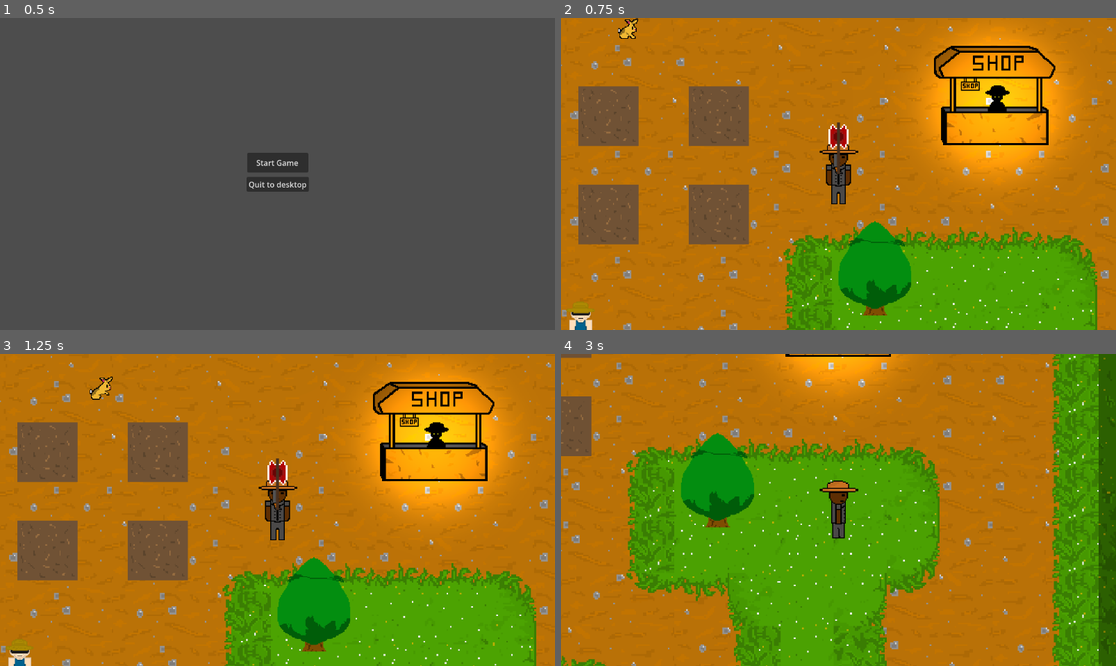
Above: before the commit, frames 1-4 (two rows, left to right).
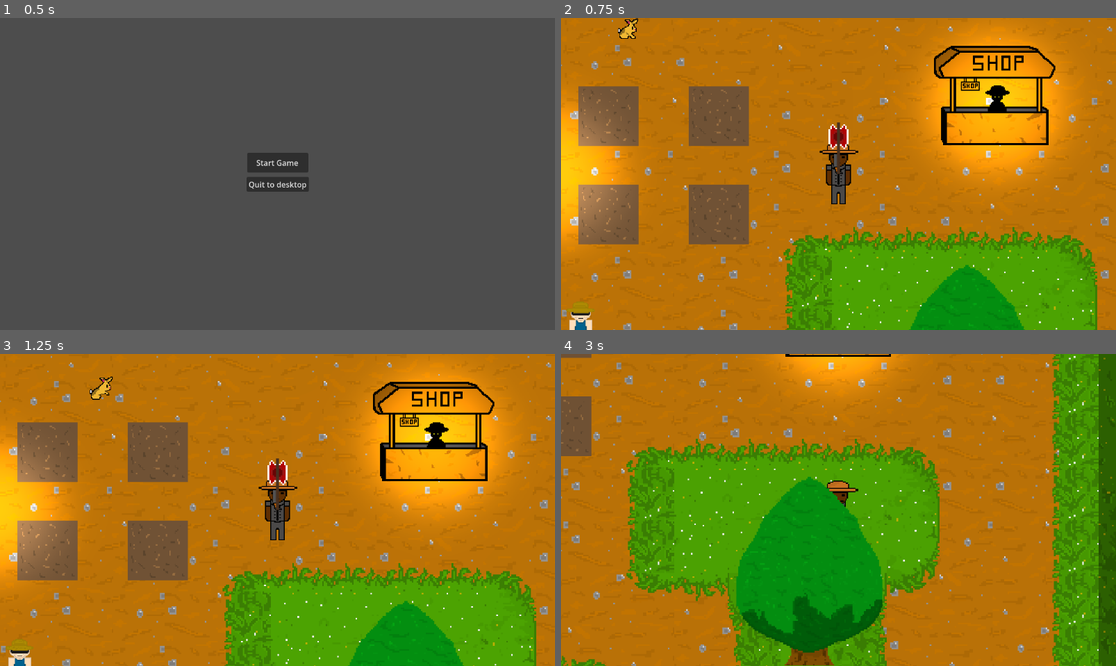
Above: after the commit, the same moments.

Repository: Joeredmile/FarmingDTG
Game: Godot game, scene res://scenes/menu.tscn
The game is run twice, just before and just after one commit, with the same random seed, the same clock (stepped at 60 frames per second) and the same inputs. The engine's default icon, where the game draws it, is replaced by a stand-in: a white triangle on a blue panel in a dark square.
Inputs (mouse positions are in pixels of both pictures, inside the frame that each line leads up to):
- Up to frame 1 (0.5 s): no input
- Up to frame 2 (0.75 s): click "Start Game" at 0.5 s
- Up to frame 3 (1.25 s): no input
- Up to frame 4 (3 s): move the mouse to (960, 494) at 1.27 s; hold D (right) 1.28-2.03 s; tap I (i) at 1.35, 2.3 s; move the mouse to (727, 525) at 2.02 s; hold S (down) 2.03-2.78 s; tap 2 (hold_axe) at 2.1 s; move the mouse to (894, 441) at 2.77 s; hold D (right) from 2.78 s (still down); hold 1 (hold_gun) from 2.78 s (still down)

Frame 1 is identical in both runs. In frame 2, 9.6% of the frame differs, in the area x 0-84%, y 24-100%; in frame 3, 9.6%; in frame 4, 14%, in the area x 21-58%, y 25-100%.

Commit message:
In descritption
unfinished working on making the lights in the map turn off during the day and on at night time, also re added trees with cians new asset

Diff:
--- a/farming-dtg/scenes/level_1.tscn
+++ b/farming-dtg/scenes/level_1.tscn
@@ -273,6 +273,9 @@
 [node name="light" parent="lights" unique_id=1012762706 instance=ExtResource("16_7nomh")]
 position = Vector2(900, 203)
 
+[node name="light2" parent="lights" unique_id=1516038126 instance=ExtResource("16_7nomh")]
+position = Vector2(367, 285)
+
 [node name="CanvasModulate" type="CanvasModulate" parent="." unique_id=1873360795]
 color = Color(1, 1, 1, 0.93333334)
 script = ExtResource("17_1s4pk")
@@ -283,421 +286,37 @@
 [node name="rabbit spawners" parent="." unique_id=170633788 instance=ExtResource("20_isj1j")]
 position = Vector2(421, 719)
 
-[node name="Node" type="Node" parent="." unique_id=400579679]
+[node name="Node" type="Node" parent="." unique_id=1346924915]
 
 [node name="tree" parent="Node" unique_id=1619515109 instance=ExtResource("21_so66j")]
-position = Vector2(-241, 1859)
-
-[node name="tree14" parent="Node" unique_id=294472315 instance=ExtResource("21_so66j")]
-position = Vector2(1106, 1751)
-
-[node name="tree39" parent="Node" unique_id=633330805 instance=ExtResource("21_so66j")]
-position = Vector2(637, 1731)
-
-[node name="tree40" parent="Node" unique_id=22221976 instance=ExtResource("21_so66j")]
-position = Vector2(-73, 1698)
-
-[node name="tree8" parent="Node" unique_id=934006073 instance=ExtResource("21_so66j")]
-position = Vector2(557, 1695)
-
-[node name="tree9" parent="Node" unique_id=1632204098 instance=ExtResource("21_so66j")]
-position = Vector2(-157, 1684)
-
-[node name="tree10" parent="Node" unique_id=204021436 instance=ExtResource("21_so66j")]
-position = Vector2(411, 1735)
-
-[node name="tree11" parent="Node" unique_id=695653727 instance=ExtResource("21_so66j")]
-position = Vector2(97, 1707)
-
-[node name="tree12" parent="Node" unique_id=566562828 instance=ExtResource("21_so66j")]
-position = Vector2(918, -95)
-
-[node name="tree15" parent="Node" unique_id=1025985111 instance=ExtResource("21_so66j")]
-position = Vector2(755, 393)
-
-[node name="tree13" parent="Node" unique_id=44695270 instance=ExtResource("21_so66j")]
-position = Vector2(117, 670)
-
-[node name="tree2" parent="Node" unique_id=895277810 instance=ExtResource("21_so66j")]
-position = Vector2(69, 1974)
-
-[node name="tree3" parent="Node" unique_id=2126634850 instance=ExtResource("21_so66j")]
-position = Vector2(463, 1818)
-
-[node name="tree4" parent="Node" unique_id=2042838775 instance=ExtResource("21_so66j")]
-position = Vector2(16, 1702)
-
-[node name="tree25" parent="Node" unique_id=542360180 instance=ExtResource("21_so66j")]
-position = Vector2(244, 1747)
-
-[node name="tree17" parent="Node" unique_id=469645516 instance=ExtResource("21_so66j")]
-position = Vector2(-310, 1685)
-
-[node name="tree18" parent="Node" unique_id=1324231842 instance=ExtResource("21_so66j")]
-position = Vector2(303, 1815)
-
-[node name="tree19" parent="Node" unique_id=53715845 instance=ExtResource("21_so66j")]
-position = Vector2(95, 1877)
-
-[node name="tree20" parent="Node" unique_id=462238669 instance=ExtResource("21_so66j")]
-position = Vector2(222, 1802)
-
-[node name="tree21" parent="Node" unique_id=1568828312 instance=ExtResource("21_so66j")]
-position = Vector2(-78, 1791)
-
-[node name="tree22" parent="Node" unique_id=266454156 instance=ExtResource("21_so66j")]
-position = Vector2(166, 1705)
-
-[node name="tree24" parent="Node" unique_id=1595134334 instance=ExtResource("21_so66j")]
-position = Vector2(-328, 1802)
-
-[node name="tree26" parent="Node" unique_id=1938132823 instance=ExtResource("21_so66j")]
-position = Vector2(-314, 1918)
-
-[node name="tree27" parent="Node" unique_id=1240906820 instance=ExtResource("21_so66j")]
-position = Vector2(30, 1789)
-
-[node name="tree28" parent="Node" unique_id=324049573 instance=ExtResource("21_so66j")]
-position = Vector2(311, 1865)
-
-[node name="tree29" parent="Node" unique_id=439881889 instance=ExtResource("21_so66j")]
-position = Vector2(545, 1825)
-
-[node name="tree43" parent="Node" unique_id=2054765167 instance=ExtResource("21_so66j")]
-position = Vector2(628, 1827)
-
-[node name="tree44" parent="Node" unique_id=418137878 instance=ExtResource("21_so66j")]
-position = Vector2(710, 1835)
-
-[node name="tree46" parent="Node" unique_id=1553547466 instance=ExtResource("21_so66j")]
-position = Vector2(545, 1897)
-
-[node name="tree48" parent="Node" unique_id=148329615 instance=ExtResource("21_so66j")]
-position = Vector2(413, 1912)
-
-[node name="tree49" parent="Node" unique_id=663933253 instance=ExtResource("21_so66j")]
-position = Vector2(385, 1871)
-
-[node name="tree51" parent="Node" unique_id=1240590728 instance=ExtResource("21_so66j")]
-position = Vector2(235, 1894)
-
-[node name="tree52" parent="Node" unique_id=1267099998 instance=ExtResource("21_so66j")]
-position = Vector2(158, 1918)
-
-[node name="tree30" parent="Node" unique_id=969681927 instance=ExtResource("21_so66j")]
-position = Vector2(1181, 1731)
-
-[node name="tree36" parent="Node" unique_id=1431722907 instance=ExtResource("21_so66j")]
-position = Vector2(-241, 1755)
-
-[node name="tree31" parent="Node" unique_id=1173621825 instance=ExtResource("21_so66j")]
-position = Vector2(499, 1725)
-
-[node name="tree32" parent="Node" unique_id=837616061 instance=ExtResource("21_so66j")]
-position = Vector2(335, 1743)
-
-[node name="tree33" parent="Node" unique_id=682676948 instance=ExtResource("21_so66j")]
-position = Vector2(377, 1803)
-
-[node name="tree34" parent="Node" unique_id=670840328 instance=ExtResource("21_so66j")]
-position = Vector2(142, 1799)
-
-[node name="tree35" parent="Node" unique_id=589721260 instance=ExtResource("21_so66j")]
-position = Vector2(235, 1945)
-
-[node name="tree54" parent="Node" unique_id=1820687424 instance=ExtResource("21_so66j")]
-position = Vector2(-75, 1894)
-
-[node name="tree55" parent="Node" unique_id=96167949 instance=ExtResource("21_so66j")]
-position = Vector2(10, 1905)
-
-[node name="tree57" parent="Node" unique_id=211313711 instance=ExtResource("21_so66j")]
-position = Vector2(-151, 1940)
-
-[node name="tree56" parent="Node" unique_id=742125672 instance=ExtResource("21_so66j")]
-position = Vector2(-87.00001, 1976)
-rotation = 0.031039964
-
-[node name="tree58" parent="Node" unique_id=653632918 instance=ExtResource("21_so66j")]
-position = Vector2(718.0001, 1476.9998)
-rotation = 0.031039964
-
-[node name="tree60" parent="Node" unique_id=1878951148 instance=ExtResource("21_so66j")]
-position = Vector2(1059.0001, 1304)
-rotation = 0.031039964
-
-[node name="tree67" parent="Node" unique_id=602897483 instance=ExtResource("21_so66j")]
-position = Vector2(-287.00024, 1480.9999)
-rotation = 0.031039964
-
-[node name="tree73" parent="Node" unique_id=696301724 instance=ExtResource("21_so66j")]
-position = Vector2(-229, 908.99994)
-rotation = 0.031039964
-
-[node name="tree59" parent="Node" unique_id=1436517945 instance=ExtResource("21_so66j")]
-position = Vector2(-234.99998, 1981.9999)
-rotation = 0.031039964
-
-[node name="tree37" parent="Node" unique_id=1991364815 instance=ExtResource("21_so66j")]
-position = Vector2(-156, 1787)
-
-[node name="tree38" parent="Node" unique_id=368591845 instance=ExtResource("21_so66j")]
-position = Vector2(714, 1728)
-
-[node name="tree16" parent="Node" unique_id=2090389582 instance=ExtResource("21_so66j")]
-position = Vector2(-309, 2005)
-
-[node name="tree61" parent="Node" unique_id=1247058470 instance=ExtResource("21_so66j")]
-position = Vector2(-156, 2021)
-
-[node name="tree62" parent="Node" unique_id=98082951 instance=ExtResource("21_so66j")]
-position = Vector2(-328, 2079)
-
-[node name="tree63" parent="Node" unique_id=1909413972 instance=ExtResource("21_so66j")]
-position = Vector2(-272, 2104)
-
-[node name="tree64" parent="Node" unique_id=1682667740 instance=ExtResource("21_so66j")]
-position = Vector2(-332, 2167)
-
-[node name="tree65" parent="Node" unique_id=771202376 instance=ExtResource("21_so66j")]
-position = Vector2(-274, 2198)
-
-[node name="tree66" parent="Node" unique_id=1398067792 instance=ExtResource("21_so66j")]
-position = Vector2(-208, 2111)
-
-[node name="tree68" parent="Node" unique_id=233094011 instance=ExtResource("21_so66j")]
-position = Vector2(-133, 2120)
-
-[node name="tree69" parent="Node" unique_id=1194774181 instance=ExtResource("21_so66j")]
-position = Vector2(-139, 2222)
-
-[node name="tree6" parent="Node" unique_id=868076493 instance=ExtResource("21_so66j")]
-position = Vector2(29, 2059)
-
-[node name="tree7" parent="Node" unique_id=29328058 instance=ExtResource("21_so66j")]
-position = Vector2(-155, 1865)
-
-[node name="tree41" parent="Node" unique_id=374058447 instance=ExtResource("21_so66j")]
-position = Vector2(-49, 2240)
-
-[node name="tree70" parent="Node" unique_id=1799297828 instance=ExtResource("21_so66j")]
-position = Vector2(-22, 1976)
-
-[node name="tree71" parent="Node" unique_id=1111753685 instance=ExtResource("21_so66j")]
-position = Vector2(-60, 2103)
-
-[node name="tree72" parent="Node" unique_id=2016999016 instance=ExtResource("21_so66j")]
-position = Vector2(3, 2163.9998)
-rotation = -0.00078926585
-
-[node name="tree74" parent="Node" unique_id=1311438054 instance=ExtResource("21_so66j")]
-position = Vector2(107, 2154.9998)
-rotation = -0.00078926585
-
-[node name="tree75" parent="Node" unique_id=1905042537 instance=ExtResource("21_so66j")]
-position = Vector2(62.000008, 2260)
-rotation = -0.00078926585
-
-[node name="tree76" parent="Node" unique_id=1743975700 instance=ExtResource("21_so66j")]
-position = Vector2(113, 2049.9998)
-rotation = -0.00078926585
-
-[node name="tree77" parent="Node" unique_id=1399659000 instance=ExtResource("21_so66j")]
-position = Vector2(202.00002, 2023)
-rotation = -0.00078926585
-
-[node name="tree78" parent="Node" unique_id=2070381800 instance=ExtResource("21_so66j")]
-position = Vector2(176.00002, 2195)
-rotation = -0.00078926585
-
-[node name="tree79" parent="Node" unique_id=1529218644 instance=ExtResource("21_so66j")]
-position = Vector2(139.00002, 2236)
-rotation = -0.00078926585
-
-[node name="tree80" parent="Node" unique_id=1992801160 instance=ExtResource("21_so66j")]
-position = Vector2(212, 2096)
-rotation = -0.00078926585
-
-[node name="tree81" parent="Node" unique_id=910364095 instance=ExtResource("21_so66j")]
-position = Vector2(291, 2098.9998)
-rotation = -0.00078926585
-
-[node name="tree102" parent="Node" unique_id=1404599752 instance=ExtResource("21_so66j")]
-position = Vector2(385, 2097)
-rotation = -0.00078926585
-
-[node name="tree109" parent="Node" unique_id=1140152073 instance=ExtResource("21_so66j")]
-position = Vector2(490, 2090)
-rotation = -0.00078926585
-
-[node name="tree110" parent="Node" unique_id=2064390503 instance=ExtResource("21_so66j")]
-position = Vector2(613, 2102.9998)
-rotation = -0.00078926585
-
-[node name="tree111" parent="Node" unique_id=1132561989 instance=ExtResource("21_so66j")]
-position = Vector2(716, 2094)
-rotation = -0.00078926585
-
-[node name="tree112" parent="Node" unique_id=1282338973 instance=ExtResource("21_so66j")]
-position = Vector2(819.0001, 2120)
-rotation = -0.00078926585
-
-[node name="tree113" parent="Node" unique_id=1157310423 instance=ExtResource("21_so66j")]
-position = Vector2(891.00006, 2136)
-rotation = -0.00078926585
-
-[node name="tree114" parent="Node" unique_id=486869732 instance=ExtResource("21_so66j")]
-position = Vector2(883.00006, 2189.9998)
-rotation = -0.00078926585
-
-[node name="tree115" parent="Node" unique_id=2021387256 instance=ExtResource("21_so66j")]
-position = Vector2(792.00006, 2173)
-rotation = -0.00078926585
-
-[node name="tree116" parent="Node" unique_id=1717010435 instance=ExtResource("21_so66j")]
-position = Vector2(692, 2167.9998)
-rotation = -0.00078926585
-
-[node name="tree117" parent="Node" unique_id=632605033 instance=ExtResource("21_so66j")]
-position = Vector2(568.00006, 2164.9998)
-rotation = -0.00078926585
-
-[node name="tree118" parent="Node" unique_id=1669412286 instance=ExtResource("21_so66j")]
-position = Vector2(444, 2162.9998)
-rotation = -0.00078926585
-
-[node name="tree119" parent="Node" unique_id=2068649538 instance=ExtResource("21_so66j")]
-position = Vector2(363.00003, 2163.9998)
-rotation = -0.00078926585
-
-[node name="tree120" parent="Node" unique_id=701003021 instance=ExtResource("21_so66j")]
-position = Vector2(364.99997, 2246)
-rotation = -0.00078926585
-
-[node name="tree121" parent="Node" unique_id=430473466 instance=ExtResource("21_so66j")]
-position = Vector2(455.99997, 2240)
-rotation = -0.00078926585
-
-[node name="tree122" parent="Node" unique_id=2024847662 instance=ExtResource("21_so66j")]
-position = Vector2(569.00006, 2233)
-rotation = -0.00078926585
-
-[node name="tree123" parent="Node" unique_id=682063928 instance=ExtResource("21_so66j")]
-position = Vector2(662.99994, 2229.9998)
-rotation = -0.00078926585
-
-[node name="tree124" parent="Node" unique_id=1660328392 instance=ExtResource("21_so66j")]
-position = Vector2(772.00006, 2227.9998)
-rotation = -0.00078926585
-
-[node name="tree125" parent="Node" unique_id=338325351 instance=ExtResource("21_so66j")]
-position = Vector2(920, 2239)
-rotation = -0.00078926585
-
-[node name="tree126" parent="Node" unique_id=769850383 instance=ExtResource("21_so66j")]
-position = Vector2(920, 2239)
-rotation = -0.00078926585
-
-[node name="tree82" parent="Node" unique_id=623445126 instance=ExtResource("21_so66j")]
-position = Vector2(250, 2173)
-rotation = -0.00078926585
-
-[node name="tree89" parent="Node" unique_id=397110285 instance=ExtResource("21_so66j")]
-position = Vector2(287, 2244.9998)
-rotation = -0.00078926585
-
-[node name="tree83" parent="Node" unique_id=278517455 instance=ExtResource("21_so66j")]
-position = Vector2(300, 2020)
-rotation = -0.00078926585
-
-[node name="tree84" parent="Node" unique_id=869576865 instance=ExtResource("21_so66j")]
-position = Vector2(394, 2005.0001)
-rotation = -0.00078926585
-
-[node name="tree85" parent="Node" unique_id=583209053 instance=ExtResource("21_so66j")]
-position = Vector2(496, 1992)
-rotation = -0.00078926585
-
-[node name="tree86" parent="Node" unique_id=2126175373 instance=ExtResource("21_so66j")]
-position = Vector2(584, 2003)
-rotation = -0.00078926585
-
-[node name="tree87" parent="Node" unique_id=777691146 instance=ExtResource("21_so66j")]
-position = Vector2(646, 2004)
-rotation = -0.00078926585
-
-[node name="tree88" parent="Node" unique_id=1783193204 instance=ExtResource("21_so66j")]
-position = Vector2(1105.9999, 1802.0002)
-rotation = -0.00078926585
-
-[node name="tree97" parent="Node" unique_id=295296042 instance=ExtResource("21_so66j")]
-position = Vector2(1176, 1800.0001)
-rotation = -0.00078926585
-
-[node name="tree98" parent="Node" unique_id=1421545340 instance=ExtResource("21_so66j")]
-position = Vector2(1166, 1845.0002)
-rotation = -0.00078926585
-
-[node name="tree99" parent="Node" unique_id=499695980 instance=ExtResource("21_so66j")]
-position = Vector2(1172, 1921.9999)
-rotation = -0.00078926585
-
-[node name="tree100" parent="Node" unique_id=157342531 instance=ExtResource("21_so66j")]
-position = Vector2(1154, 1973)
-rotation = -0.00078926585
-
-[node name="tree101" parent="Node" unique_id=1174238240 instance=ExtResource("21_so66j")]
-position = Vector2(1171, 2024)
-rotation = -0.00078926585
-
-[node name="tree103" parent="Node" unique_id=1287423118 instance=ExtResource("21_so66j")]
-position = Vector2(1158, 2132)
-rotation = -0.00078926585
-
-[node name="tree104" parent="Node" unique_id=295125128 instance=ExtResource("21_so66j")]
-position = Vector2(1170, 2188)
-rotation = -0.00078926585
-
-[node name="tree105" parent="Node" unique_id=1075337551 instance=ExtResource("21_so66j")]
-position = Vector2(1171, 2241.9998)
-rotation = -0.00078926585
-
-[node name="tree106" parent="Node" unique_id=684818729 instance=ExtResource("21_so66j")]
-position = Vector2(987, 2058)
-rotation = -0.00078926585
-
-[node name="tree107" parent="Node" unique_id=905082224 instance=ExtResource("21_so66j")]
-position = Vector2(983, 2133.9998)
-rotation = -0.00078926585
-
-[node name="tree108" parent="Node" unique_id=1494594974 instance=ExtResource("21_so66j")]
-position = Vector2(980, 2179)
-rotation = -0.00078926585
-
-[node name="tree90" parent="Node" unique_id=1004207626 instance=ExtResource("21_so66j")]
-position = Vector2(1112, 1903.9999)
-rotation = -0.00078926585
-
-[node name="tree91" parent="Node" unique_id=978456476 instance=ExtResource("21_so66j")]
-position = Vector2(1062.9999, 1977)
-rotation = -0.00078926585
-
-[node name="tree92" parent="Node" unique_id=67526560 instance=ExtResource("21_so66j")]
-position = Vector2(1098.9999, 2040)
-rotation = -0.00078926585
-
-[node name="tree93" parent="Node" unique_id=1721556367 instance=ExtResource("21_so66j")]
-position = Vector2(1088, 2102)
-rotation = -0.00078926585
-
-[node name="tree94" parent="Node" unique_id=694810305 instance=ExtResource("21_so66j")]
-position = Vector2(1071.9999, 2160.9998)
-rotation = -0.00078926585
-
-[node name="tree95" parent="Node" unique_id=324546851 instance=ExtResource("21_so66j")]
-position = Vector2(1084, 2237)
-rotation = -0.00078926585
-
-[node name="tree96" parent="Node" unique_id=1917067134 instance=ExtResource("21_so66j")]
-position = Vector2(1084, 2237)
-rotation = -0.00078926585
+position = Vector2(-138, 1779)
+
+[node name="tree2" parent="Node" unique_id=907795005 instance=ExtResource("21_so66j")]
+position = Vector2(-248, 1384)
+
+[node name="tree3" parent="Node" unique_id=511968041 instance=ExtResource("21_so66j")]
+position = Vector2(1009, 1304)
+
+[node name="tree4" parent="Node" unique_id=712836775 instance=ExtResource("21_so66j")]
+position = Vector2(303, 1862)
+
+[node name="tree5" parent="Node" unique_id=599669067 instance=ExtResource("21_so66j")]
+position = Vector2(649, 2094)
+
+[node name="tree6" parent="Node" unique_id=1445652146 instance=ExtResource("21_so66j")]
+position = Vector2(-57, 2121)
+
+[node name="tree7" parent="Node" unique_id=1832152402 instance=ExtResource("21_so66j")]
+position = Vector2(105, 600)
+
+[node name="tree8" parent="Node" unique_id=596313496 instance=ExtResource("21_so66j")]
+position = Vector2(948, -174)
+
+[node name="tree9" parent="Node" unique_id=466081431 instance=ExtResource("21_so66j")]
+position = Vector2(-124, -43)
+
+[node name="tree10" parent="Node" unique_id=1000164789 instance=ExtResource("21_so66j")]
+position = Vector2(-295, 914)
+
+[node name="tree11" parent="Node" unique_id=1333640998 instance=ExtResource("21_so66j")]
+position = Vector2(865, 496)
--- a/farming-dtg/scenes/light.tscn
+++ b/farming-dtg/scenes/light.tscn
@@ -1,6 +1,7 @@
 [gd_scene format=3 uid="uid://ddqtje88s7kfv"]
 
 [ext_resource type="Texture2D" uid="uid://xl3wadgr6qax" path="res://assets/light.png" id="1_24oxn"]
+[ext_resource type="Script" uid="uid://dkgv7rs5jbc6l" path="res://scripts/point_light_2d.gd" id="2_2e2gu"]
 
 [node name="light" type="Node2D" unique_id=1012762706]
 
@@ -9,3 +10,4 @@
 shadow_enabled = true
 texture = ExtResource("1_24oxn")
 texture_scale = 0.7
+script = ExtResource("2_2e2gu")
--- a/farming-dtg/scenes/shopscene.tscn
+++ b/farming-dtg/scenes/shopscene.tscn
@@ -1,9 +1,7 @@
 [gd_scene format=3 uid="uid://ps0fkwbf1u7r"]
 
-[ext_resource type="Script" uid="uid://dyqu8bq06wa8u" path="res://scripts/shopscene.gd" id="1_ihs06"]
+[ext_resource type="Script" path="res://scripts/shopscene.gd" id="1_ihs06"]
 [ext_resource type="Texture2D" uid="uid://bt1bqsembq3k5" path="res://icon.svg" id="2_ihs06"]
-[ext_resource type="Texture2D" uid="uid://xl3wadgr6qax" path="res://assets/light.png" id="3_rqanf"]
-[ext_resource type="Script" uid="uid://dkgv7rs5jbc6l" path="res://scenes/point_light_2d.gd" id="4_qug4g"]
 
 [node name="shopscene" type="Control" unique_id=1917038553]
 layout_mode = 3
@@ -36,15 +34,6 @@
 offset_bottom = 354.0
 text = "Sell Carrots"
 
-[node name="PointLight2D" type="PointLight2D" parent="." unique_id=235872044]
-visible = false
-position = Vector2(318, 194)
-scale = Vector2(4.6373696, 3.9820962)
-energy = 0.3
-texture = ExtResource("3_rqanf")
-texture_scale = 0.6
-script = ExtResource("4_qug4g")
-
 [node name="Label" type="Label" parent="." unique_id=1525001145]
 layout_mode = 0
 offset_left = 331.0
--- a/farming-dtg/scenes/tree.tscn
+++ b/farming-dtg/scenes/tree.tscn
@@ -1,22 +1,43 @@
 [gd_scene format=3 uid="uid://cuehhtgsthfu3"]
 
-[ext_resource type="Texture2D" uid="uid://rbjl5q7t6dtw" path="res://assets/trees but needs fix yet.png" id="1_avsvi"]
+[ext_resource type="Texture2D" uid="uid://3mntqcj8ffaj" path="res://assets/trees.png" id="1_viusy"]
 [ext_resource type="Script" uid="uid://c6mujryw7yixn" path="res://scripts/tree.gd" id="2_vplca"]
 [ext_resource type="Resource" uid="uid://cum07m681v3o4" path="res://inventory/items/wood.tres" id="3_viusy"]
 
-[sub_resource type="AtlasTexture" id="AtlasTexture_vplca"]
-atlas = ExtResource("1_avsvi")
-region = Rect2(0, 0, 128, 128)
+[sub_resource type="AtlasTexture" id="AtlasTexture_qd6xs"]
+atlas = ExtResource("1_viusy")
+region = Rect2(0, 0, 256, 256)
+
+[sub_resource type="AtlasTexture" id="AtlasTexture_ake3r"]
+atlas = ExtResource("1_viusy")
+region = Rect2(256, 0, 256, 256)
+
+[sub_resource type="AtlasTexture" id="AtlasTexture_18mvg"]
+atlas = ExtResource("1_viusy")
+region = Rect2(0, 256, 256, 256)
+
+[sub_resource type="AtlasTexture" id="AtlasTexture_dmmp0"]
+atlas = ExtResource("1_viusy")
+region = Rect2(256, 256, 256, 256)
 
 [sub_resource type="SpriteFrames" id="SpriteFrames_ict6q"]
 animations = [{
 "frames": [{
 "duration": 1.0,
-"texture": SubResource("AtlasTexture_vplca")
+"texture": SubResource("AtlasTexture_qd6xs")
+}, {
+"duration": 1.0,
+"texture": SubResource("AtlasTexture_ake3r")
+}, {
+"duration": 1.0,
+"texture": SubResource("AtlasTexture_18mvg")
+}, {
+"duration": 1.0,
+"texture": SubResource("AtlasTexture_dmmp0")
 }],
 "loop": true,
 "name": &"default",
-"speed": 5.0
+"speed": 0.5
 }]
 
 [sub_resource type="RectangleShape2D" id="RectangleShape2D_viusy"]
@@ -28,6 +49,7 @@
 [node name="tree" type="AnimatedSprite2D" unique_id=1619515109]
 z_index = 5
 sprite_frames = SubResource("SpriteFrames_ict6q")
+frame_progress = 0.33709082
 script = ExtResource("2_vplca")
 item = ExtResource("3_viusy")
 
--- a/farming-dtg/scenes/point_light_2d.gd
+++ b/farming-dtg/scripts/point_light_2d.gd
@@ -1,6 +1,6 @@
 extends PointLight2D
 
-@onready var canvas_modulate: CanvasModulate = get_node_or_null("level_1/CanvasModulate") as CanvasModulate
+@onready var canvas_modulate: CanvasModulate = $"../CanvasModulate"
 @onready var point_light_2d: PointLight2D = null
 
 const NIGHT_COLOR = Color("#0b213fff")
@@ -10,13 +10,22 @@
 var light_visible = false
 
 func _ready() -> void:
-	pass
+	not visible
 
 func _process(delta: float) -> void:
 	if canvas_modulate == null:
 		return
-	visible = canvas_modulate.color.is_equal_approx(NIGHT_COLOR)
+	if canvas_modulate.color.is_equal_approx(NIGHT_COLOR):
+		light_visible = true
+		lighton()
+	if canvas_modulate.color.is_equal_approx(DAY_COLOR):
+		light_visible = false
+		lightoff()
 
 func lighton():
 	if light_visible == true:
 		visible = true
+
+func lightoff():
+	if light_visible == false:
+		visible = false
Not shown, added: farming-dtg/assets/trees.png.import
Renamed: farming-dtg/scenes/point_light_2d.gd.uid -> farming-dtg/scripts/point_light_2d.gd.uid
